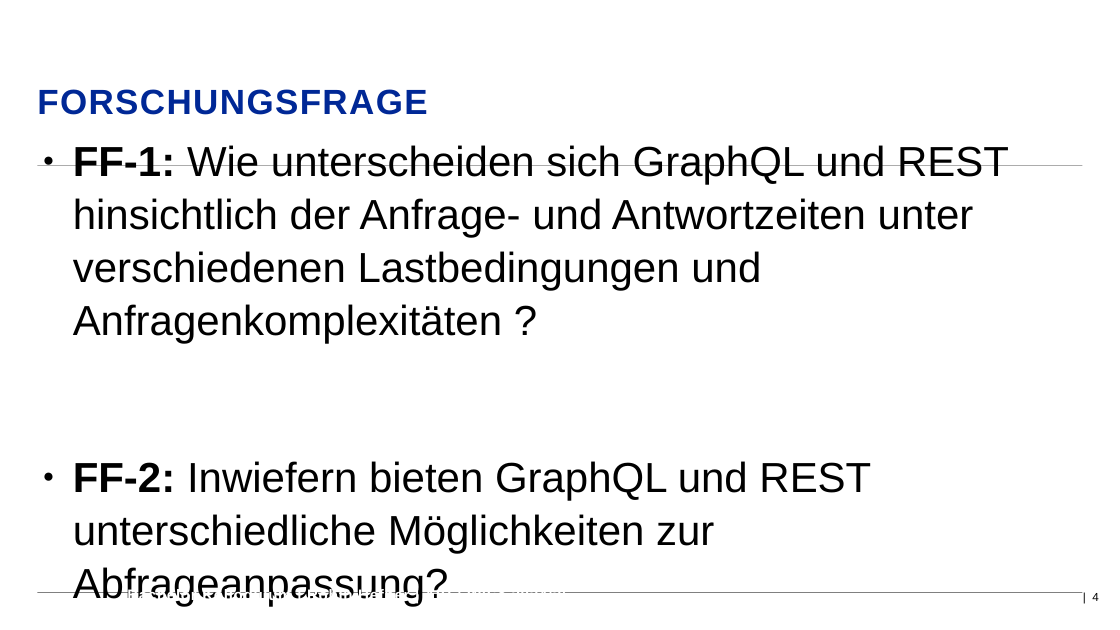
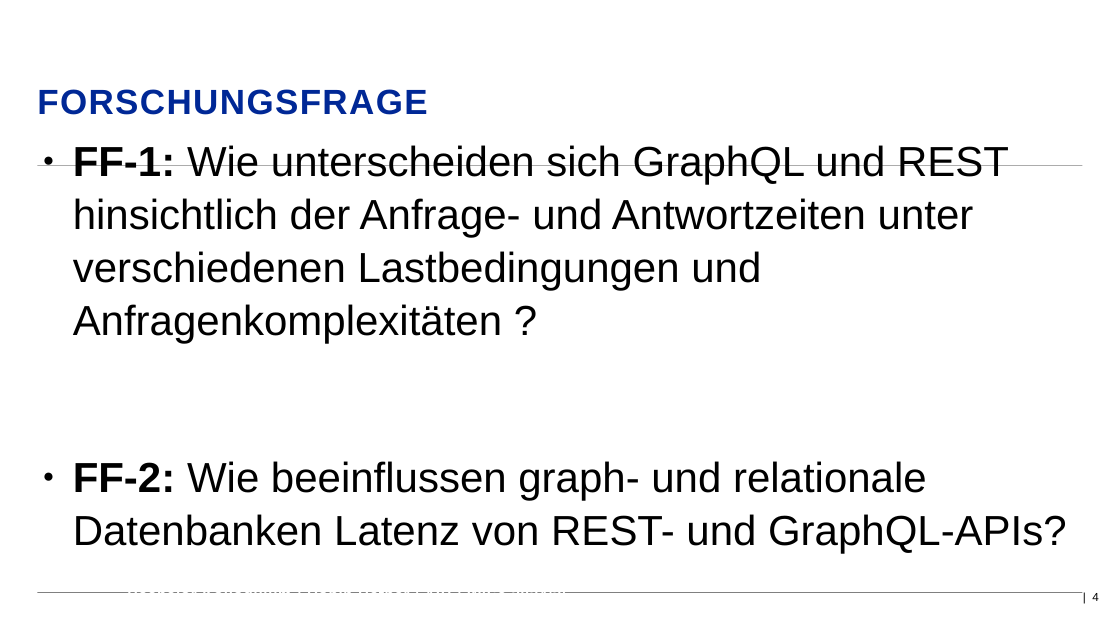
Before and after one commit to D4rkm4n215/Bachelorthesis, a slide deck: slide 4 of Thesis/Kolloquium/Präsentation_Hefner_Robin_206488.odp. Drawn at 1120x630 pixels with LibreOffice and Linux fonts; fonts in the diff are those of the drawing; background and template pictures are left out. Boxes give left, top, right and bottom in pixels: in the first picture for what was removed or moved away, otherwise in the second. Text is boxed around its words. In the diff, an @@ line names an element or a change of style, - is before the commit and + after.

```diff
--- a/Thesis/Kolloquium/Präsentation_Hefner_Robin_206488.odp
+++ b/Thesis/Kolloquium/Präsentation_Hefner_Robin_206488.odp
@@ text at bbox=[73, 461, 1067, 553]: text changed @@
-● FF-2: Inwiefern bieten GraphQL und REST unterschiedliche Möglichkeiten zur Abfrageanpassung?
+● FF-2: Wie beeinflussen graph- und relationale Datenbanken Latenz von REST- und GraphQL-APIs?
```
Also in this commit, not shown: 1 other slide changed, 5 other files.
